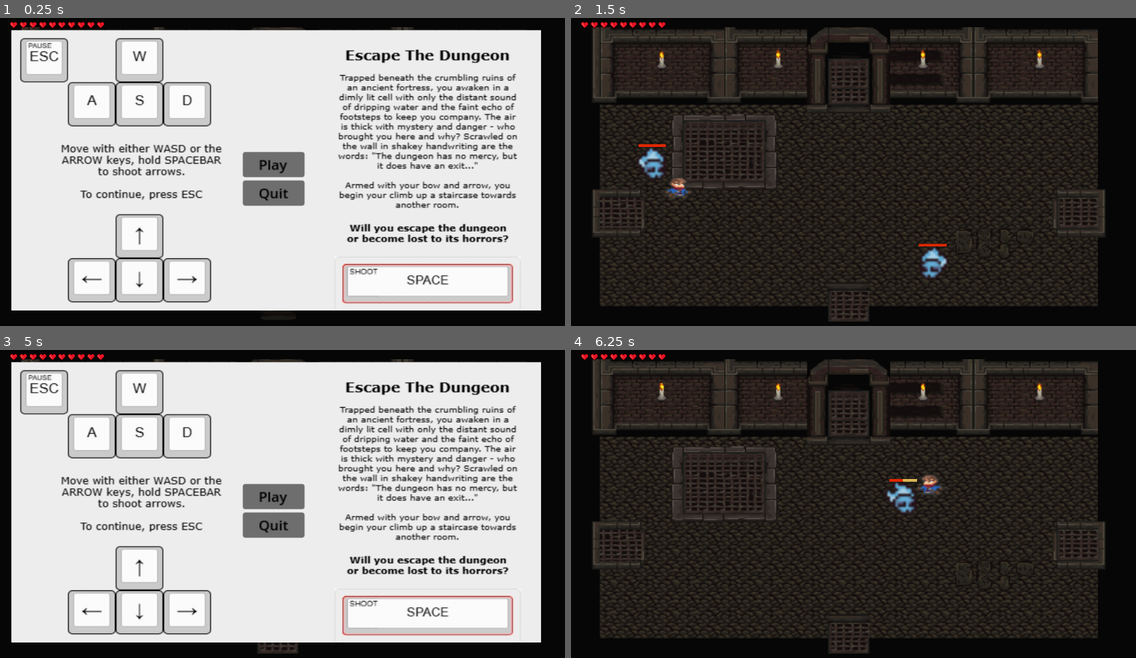
Above: before the commit, frames 1-4 (two rows, left to right).
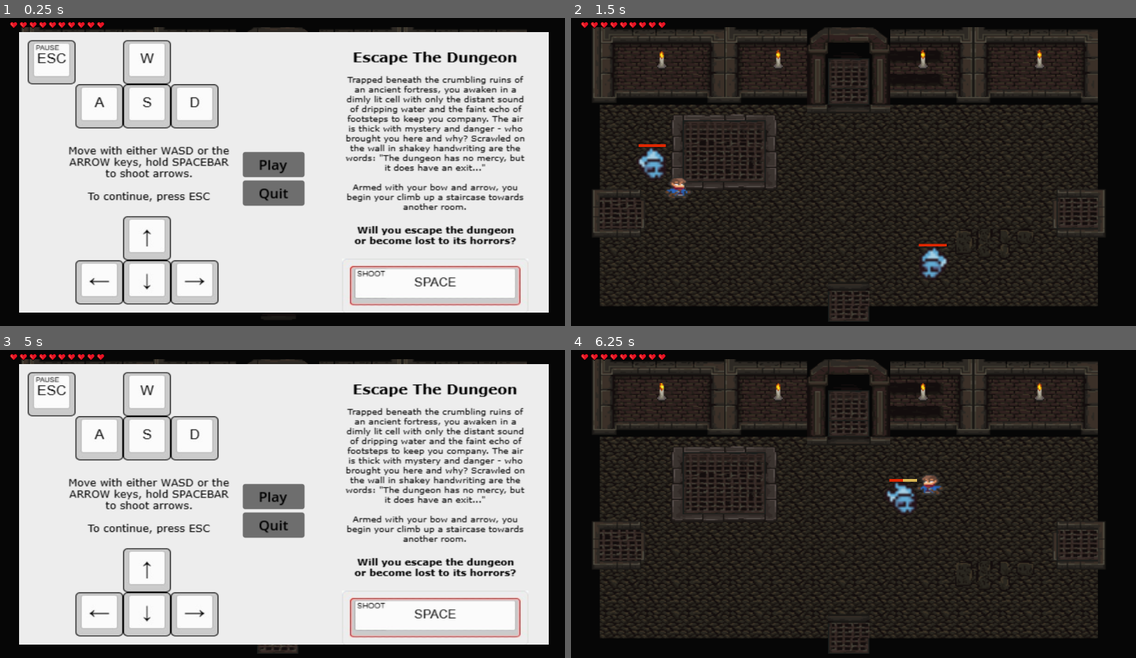
Above: after the commit, the same moments.

Repository: WilliamKluck/CSS385_Project
Game: Godot game, scene res://Scenes/room.tscn
Two runs of this game, one before a commit and one after it. Both use one fixed random seed, a clock stepped at 60 frames per second and the inputs below. Sound files missing from this copy of the repository are replaced by a short silence.
Inputs:
- Up to frame 1 (0.25 s): no input
- Up to frame 2 (1.5 s): click "Play" at 0.5 s; hold D (move_right) from 1.28 s (still down); hold Space (shoot) from 1.28 s (still down)
- Up to frame 3 (5 s): tap W (move_up) at 1.52, 2.27, 3.77, 4.52 s; release Space (shoot) at 2.03 s; tap Space (shoot) at 2.1, 3.6 s; release D (move_right) at 2.78 s; hold Left (move_left) 2.78-3.53 s; hold Space (shoot) 2.78-3.53 s; hold D (move_right) from 3.53 s (still down); hold Space (shoot) from 4.28 s (still down); tap Escape (pause) at 4.9 s
- Up to frame 4 (6.25 s): release D (move_right) at 5 s; release Space (shoot) at 5 s; click "Play" at 5 s; hold Left (move_left) from 5.78 s (still down); tap Space (shoot) at 5.85 s; tap W (move_up) at 6.02 s

The runs differ from the first frame. In frame 1, 23% of the frame differs, in the area x 2-98%, y 3-96%; in frame 2, nothing differs; in frame 3, 23%; in frame 4, nothing differs.

Commit message:
pausemenu position

Diff:
--- a/UI/pause_menu.tscn
+++ b/UI/pause_menu.tscn
@@ -24,7 +24,7 @@
 
 [node name="Keyboard-layout" type="Sprite2D" parent="."]
 show_behind_parent = true
-position = Vector2(11, -12)
+position = Vector2(28, -7)
 scale = Vector2(2, 2)
 texture = ExtResource("2_2r4tf")
 
